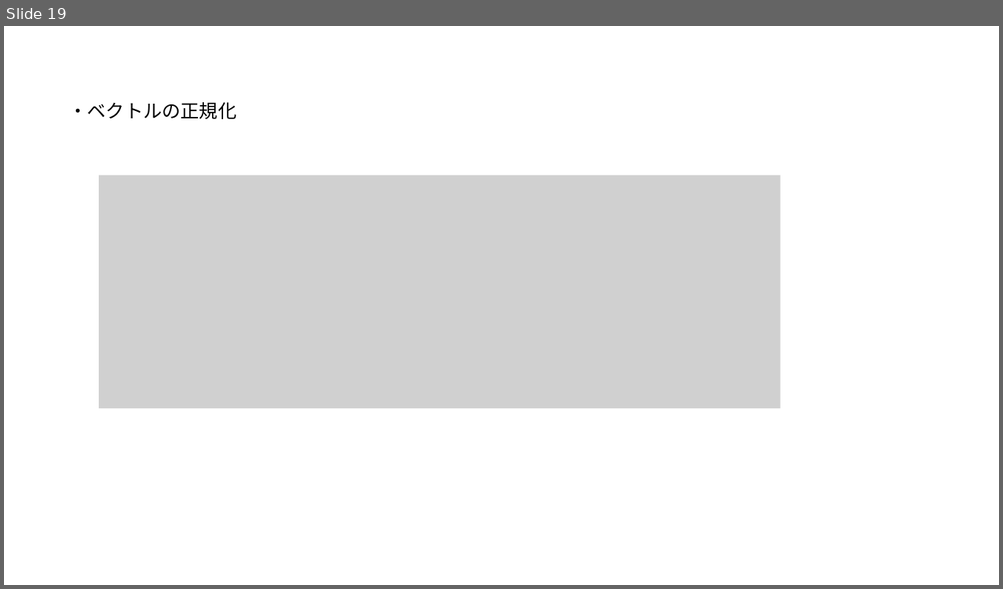
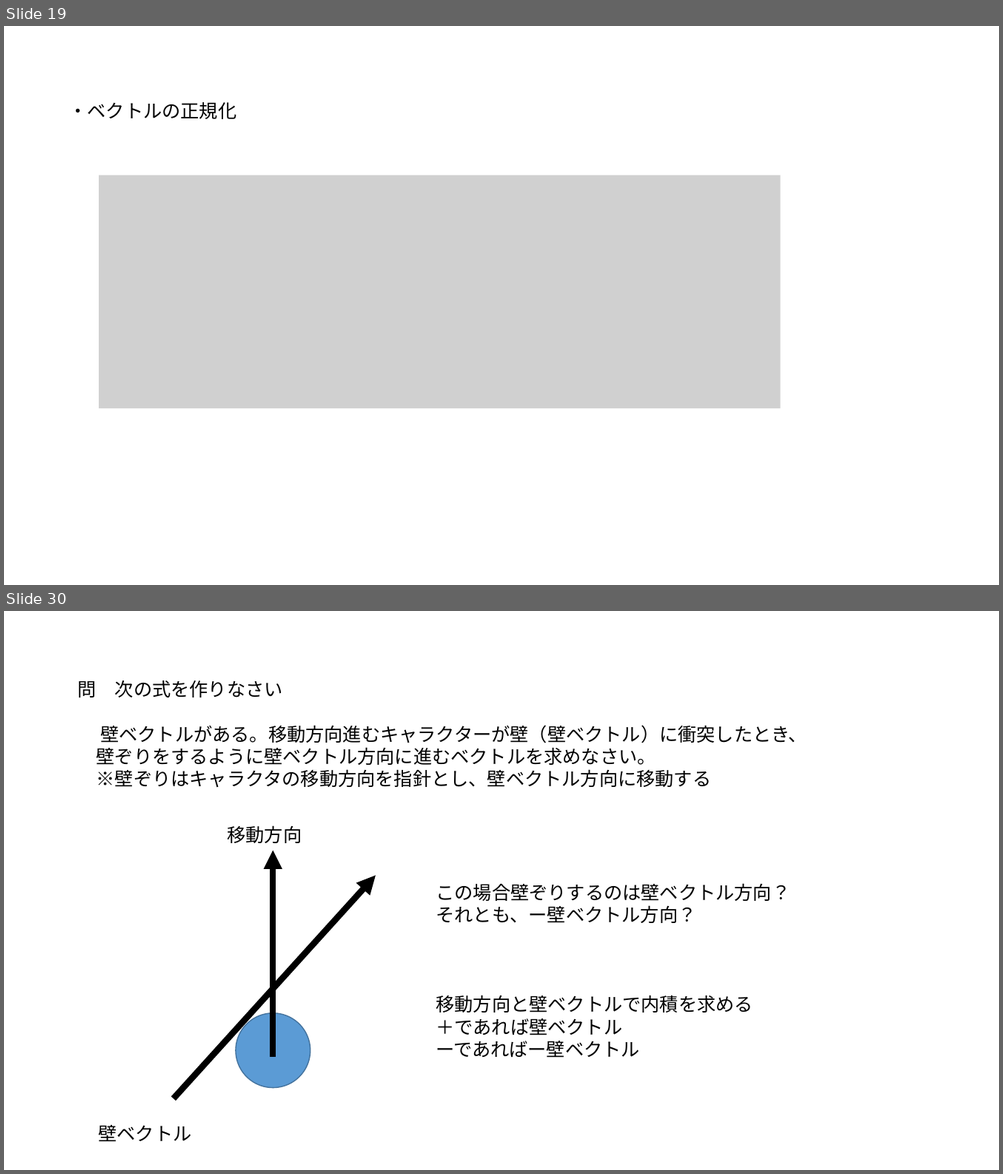
Before and after one commit to UMA729/MySchoolDatas, a slide deck: ゲ数Ⅱ/ゲーム数学.pptx. Shown one above the other, each under a label of ours: slide 19 before the commit, slides 19 and 30 after it; the slides between them are not shown. The pictures are 1003x589 and 1003x1174 pixels, drawn with LibreOffice and Linux fonts; fonts in the diff are those of the drawing; grey boxes stand for pictures. Boxes give left, top, right and bottom in pixels: in the first picture for what was removed or moved away, otherwise in the second. Text is boxed around its words. In the diff, an @@ line names an element or a change of style, - is before the commit and + after.

```diff
--- a/ゲ数Ⅱ/ゲーム数学.pptx
+++ b/ゲ数Ⅱ/ゲーム数学.pptx
@@ slide 30 added at (4,611,999,1170), background #FFFFFF @@
@@ text added at (77,681,807,787), 18 pt, text #000000 @@
+問 次の式を作りなさい
+壁ベクトルがある。移動方向進むキャラクターが壁（壁ベクトル）に衝突したとき、
+壁ぞりをするように壁ベクトル方向に進むベクトルを求めなさい。
+※壁ぞりはキャラクタの移動方向を指針とし、壁ベクトル方向に移動する
@@ text added at (227,826,301,843), 18 pt, text #000000 @@
+移動方向
@@ arrow added from (273, 1057) to (273, 851), #000000 6 pt @@
@@ arrow added from (173, 1099) to (375, 876), #000000 6 pt @@
@@ text added at (435,883,790,1058), 18 pt, text #000000 @@
+この場合壁ぞりするのは壁ベクトル方向？
+それとも、ー壁ベクトル方向？
+移動方向と壁ベクトルで内積を求める
+＋であれば壁ベクトル
+ーであればー壁ベクトル
@@ ellipse added at (236,1014,310,1088), fill #5B9BD5, outline #43739E 1 pt @@
@@ text added at (99,1125,192,1142), 18 pt, text #000000 @@
+壁ベクトル
```
Also in this commit, not shown: 17 other slides added, 23 other files.
